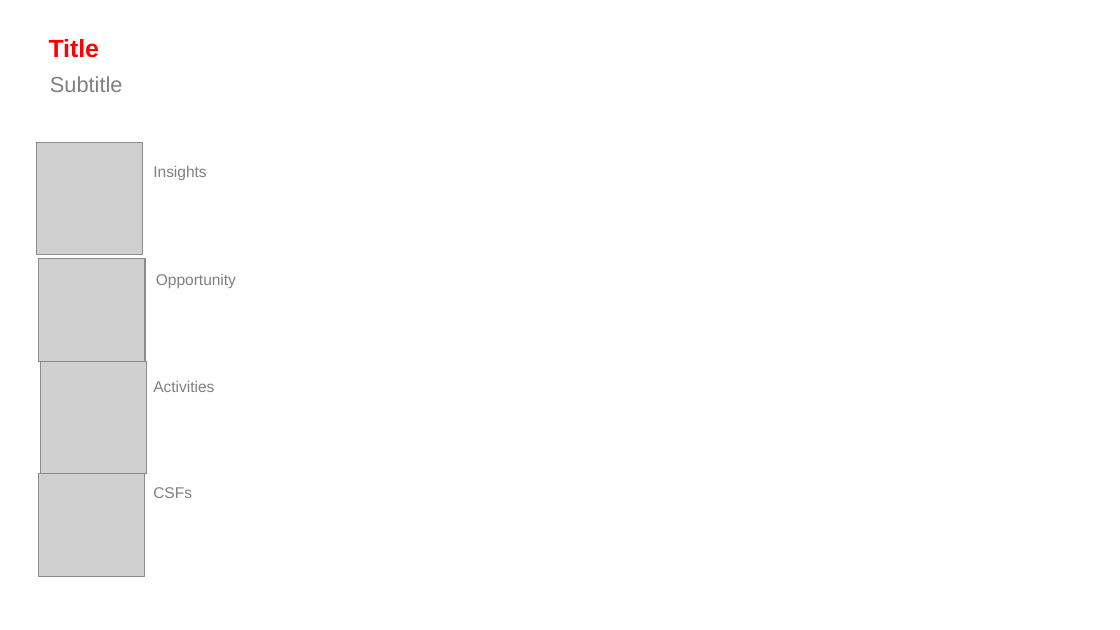
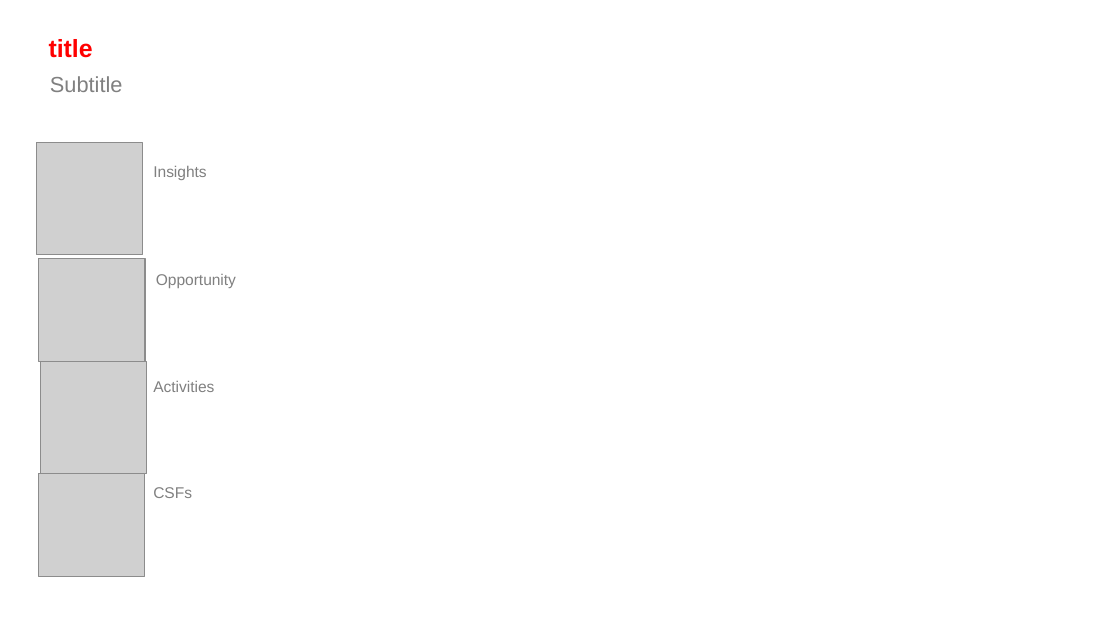
Before and after one commit to xpistos90210/templates, a slide deck: slide 7 of actions_template.pptx. Drawn at 1120x630 pixels with LibreOffice and Linux fonts; fonts in the diff are those of the drawing; grey boxes stand for pictures. Boxes give left, top, right and bottom in pixels: in the first picture for what was removed or moved away, otherwise in the second. Text is boxed around its words. In the diff, an @@ line names an element or a change of style, - is before the commit and + after.

```diff
--- a/actions_template.pptx
+++ b/actions_template.pptx
@@ text at bbox=[49, 39, 93, 58]: text changed @@
-Title
+title
```
Also in this commit, not shown: 19 other slides changed, 1 slide removed.
